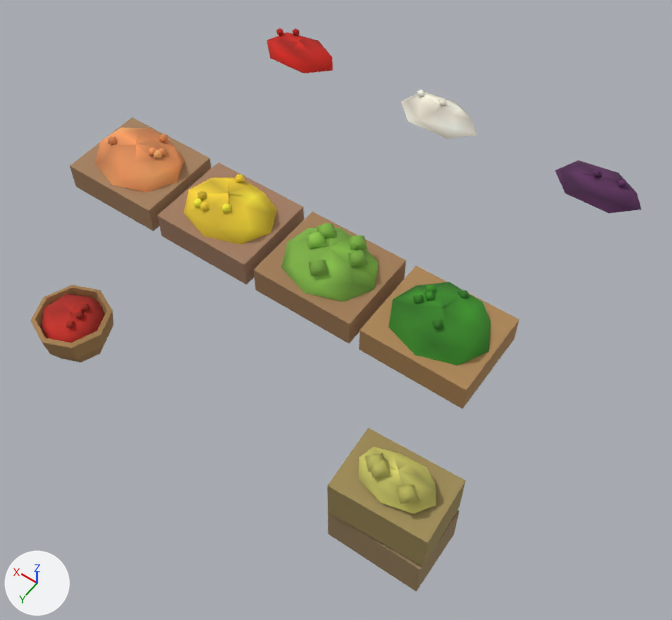
Two versions of the glTF model games/yorimichi/assets/belmonte/meshes/SM_BM_BP_StallGoods_G.glb, one commit apart.
Before and after are seen from a 50 mm camera at (-2.14, 3.19, 4.64) aimed at (-0.21, 0.49, 0.4). Lighting does not change. The marker at lower left points along +X, +Y and +Z. The older version comes first. Vertices at exactly the same position are counted once.

Names of what the first picture shows: 'SM_BM_BP_StallGoods_G'.
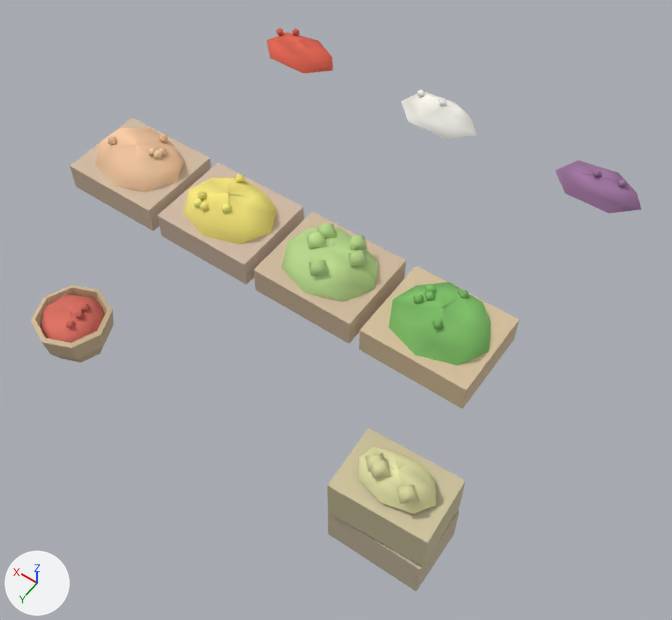
Location of each change, (x1, y1, x2, y2) in pixels of the pictures (672 x 620 px):
part 1 of me_sm_bp_stallgoods_g, recoloured (lighter): (281, 169, 627, 366) in both
part 2 of me_sm_bp_stallgoods_g, recoloured: (40, 28, 642, 343) in both
part 3 of me_sm_bp_stallgoods_g, recoloured (brown to beige): (31, 118, 519, 591) in both
part 4 of me_sm_bp_stallgoods_g, recoloured: (184, 90, 477, 244) in both
part 5 of me_sm_bp_stallgoods_g, recoloured (orange to beige): (95, 127, 185, 192) in both
part 6 of me_sm_bp_stallgoods_g, recoloured: (359, 92, 472, 514) in both

Diff of the bpy script that builds the scene:
```diff
--- a/games/yorimichi/assets/belmonte/meshes/SM_BM_BP_StallGoods_G.glb.py
+++ b/games/yorimichi/assets/belmonte/meshes/SM_BM_BP_StallGoods_G.glb.py
@@ me_sm_bp_stallgoods_g @@
 me_sm_bp_stallgoods_g.from_pydata(...)  # 540 vertices, 770 faces; spans x -1.44..1.38, y -1.06..1.59, z 0.0..1.26
 # used by ob_sm_bm_bp_stallgoods_g; location = (0.0, 0.0, 0.0)
+# me_sm_bp_stallgoods_g part 1: 191 faces centred in x -1.23..-0.1, y -0.95..0.9, z 0.84..1.22 are repainted in the vertex colours; the middle colour goes from green #5d943b to green #a3c884
+# me_sm_bp_stallgoods_g part 2: 155 faces centred in x -1.33..1.32, y -1.06..1.52, z 0.22..0.85 are repainted in the vertex colours; the middle colour goes from red #ab241b to red #d6695c
+# me_sm_bp_stallgoods_g part 3: 129 faces centred in x -1.43..1.31, y 0.45..1.56, z 0.04..1.19 are repainted in the vertex colours; the middle colour goes from brown #a88252 to beige #d4bd9a
+# me_sm_bp_stallgoods_g part 4: 130 faces centred in x -0.22..0.56, y -1.05..0.9, z 0.76..1.2 are repainted in the vertex colours; the middle colour goes from yellow #f4d736 to yellow #faed7f
+# me_sm_bp_stallgoods_g part 5: 84 faces centred in x 0.73..1.21, y 0.51..0.89, z 1.09..1.2 are repainted in the vertex colours; the middle colour goes from orange #ee975c to beige #f7caa2
+# me_sm_bp_stallgoods_g part 6: 81 faces centred in x -1.34..0.32, y -1.04..1.42, z 0.62..1.19 are repainted in the vertex colours; the middle colour goes from yellow #bfbb60 to beige #e0dea5
 me_sm_bp_stallgoods_g.materials.append(mat_bm_000_m_wood_026)
```
